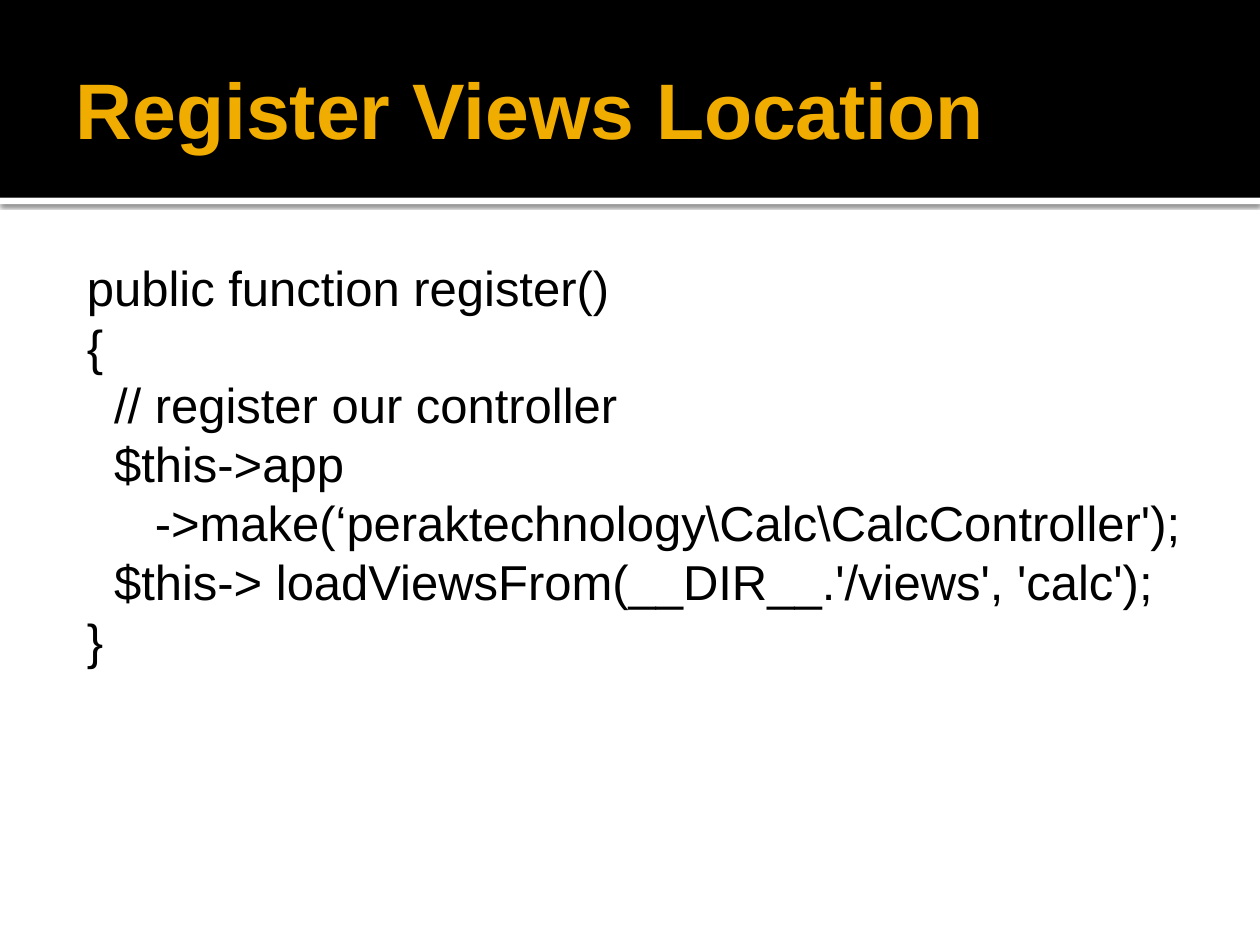
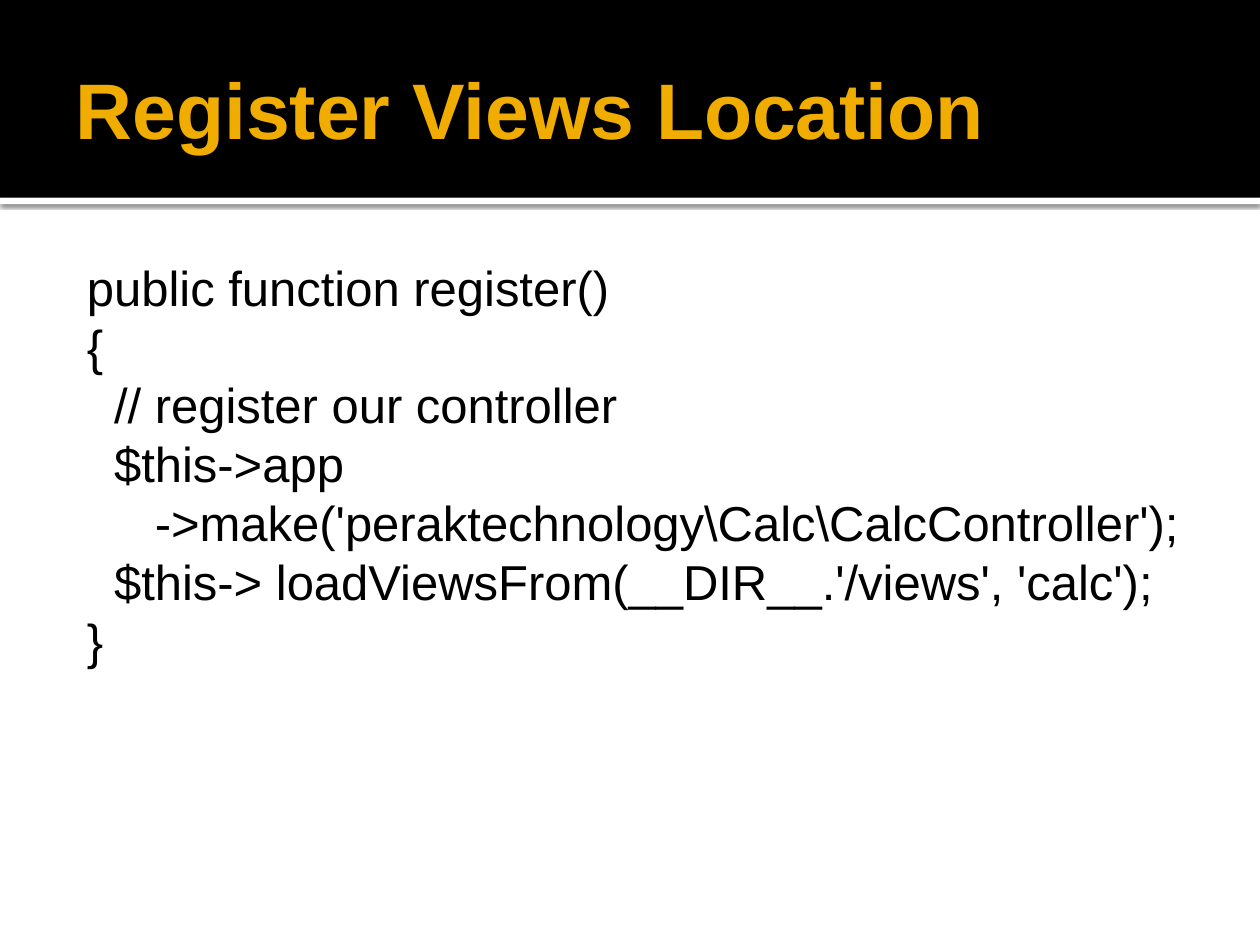
Before and after one commit to peraktechnology/laravel, a slide deck: slide 19 of 11. Package Development/Laravel Package Development.pptx. Drawn at 1260x945 pixels with LibreOffice and Linux fonts; fonts in the diff are those of the drawing; background and template pictures are left out. Boxes give left, top, right and bottom in pixels: in the first picture for what was removed or moved away, otherwise in the second. Text is boxed around its words. In the diff, an @@ line names an element or a change of style, - is before the commit and + after.

```diff
--- a/11. Package Development/Laravel Package Development.pptx
+++ b/11. Package Development/Laravel Package Development.pptx
@@ text at <box>155,505,1179,551</box>: text changed @@
-->make(‘peraktechnology\Calc\CalcController');
+->make('peraktechnology\Calc\CalcController');
```
Also in this commit, not shown: 5 other slides changed.
